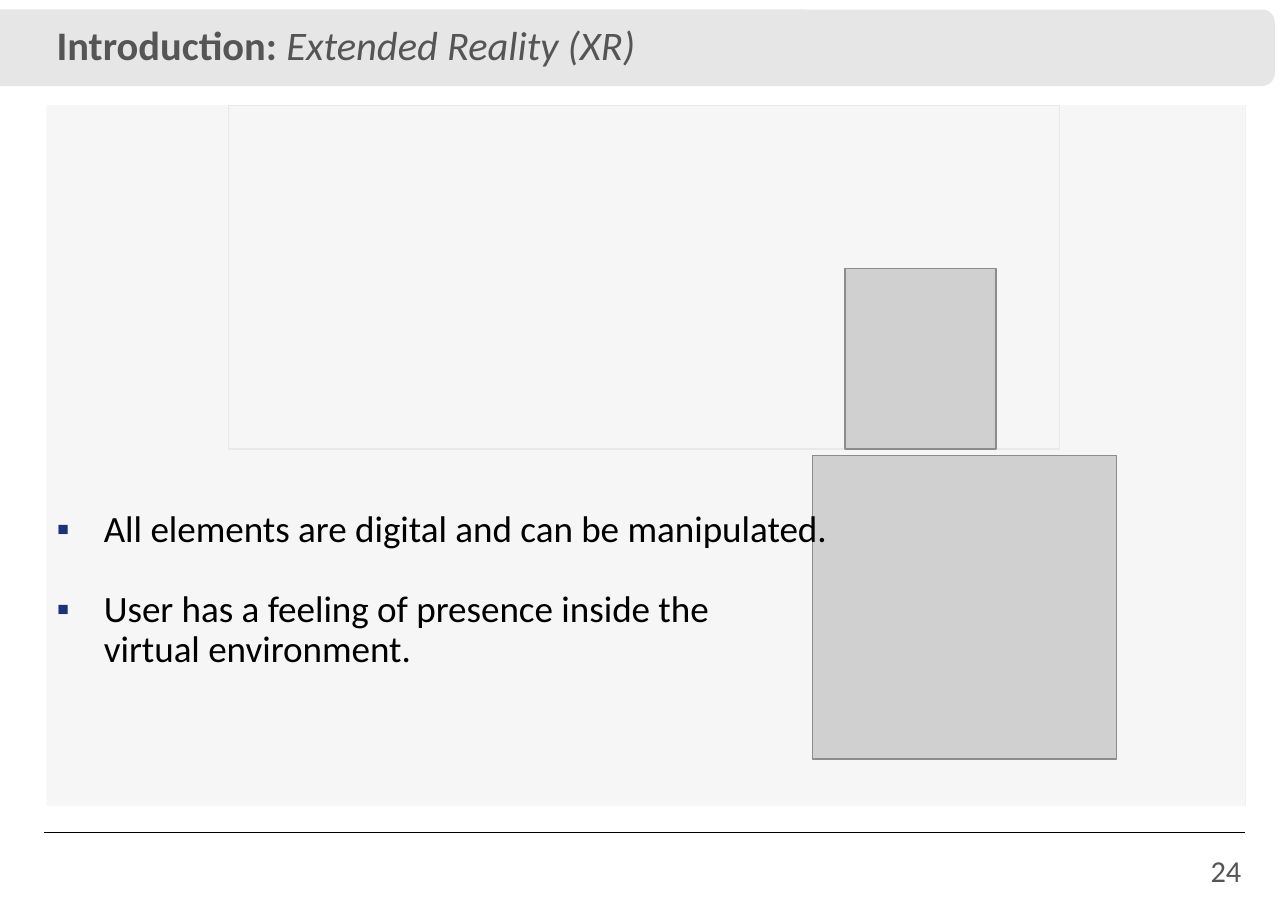
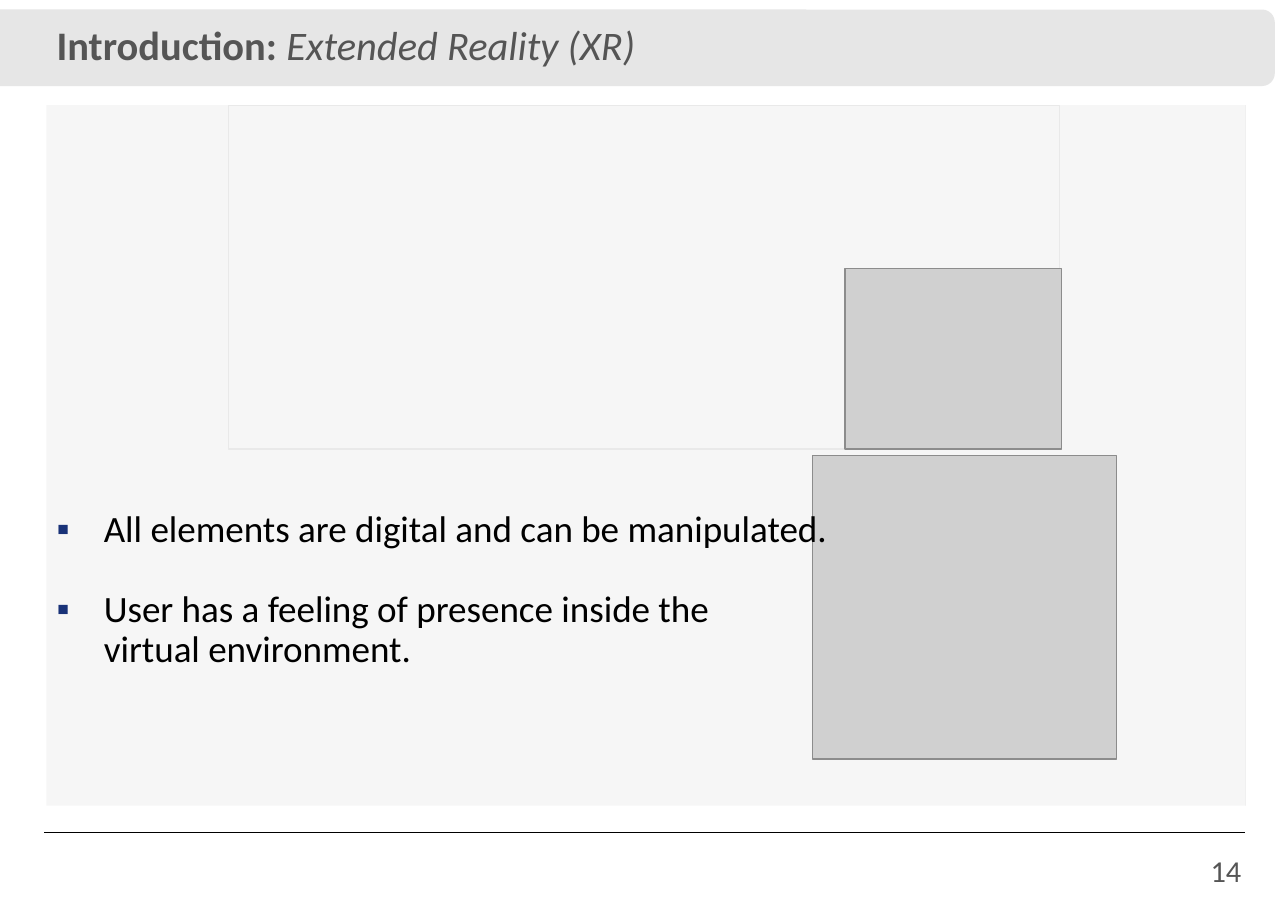
Before and after one commit to IvanRehder/Dissertacao, a slide deck: slide 14 of Apresentação/Apresentação.pptx (slide 24 before the commit). Drawn at 1288x911 pixels with LibreOffice and Linux fonts; fonts in the diff are those of the drawing; grey boxes stand for pictures; background and template pictures are left out. Boxes give left, top, right and bottom in pixels: in the first picture for what was removed or moved away, otherwise in the second. Text is boxed around its words. In the diff, an @@ line names an element or a change of style, - is before the commit and + after.

```diff
--- a/Apresentação/Apresentação.pptx
+++ b/Apresentação/Apresentação.pptx
@@ picture: place and size @@
-picture at <box>845,268,995,449</box>
+picture at <box>845,268,1061,449</box>
@@ page number at <box>1211,862,1242,882</box>: text changed @@
-24
+14
```
Also in this commit, not shown: 3 other slides changed, 13 slides removed, 1 other file.
